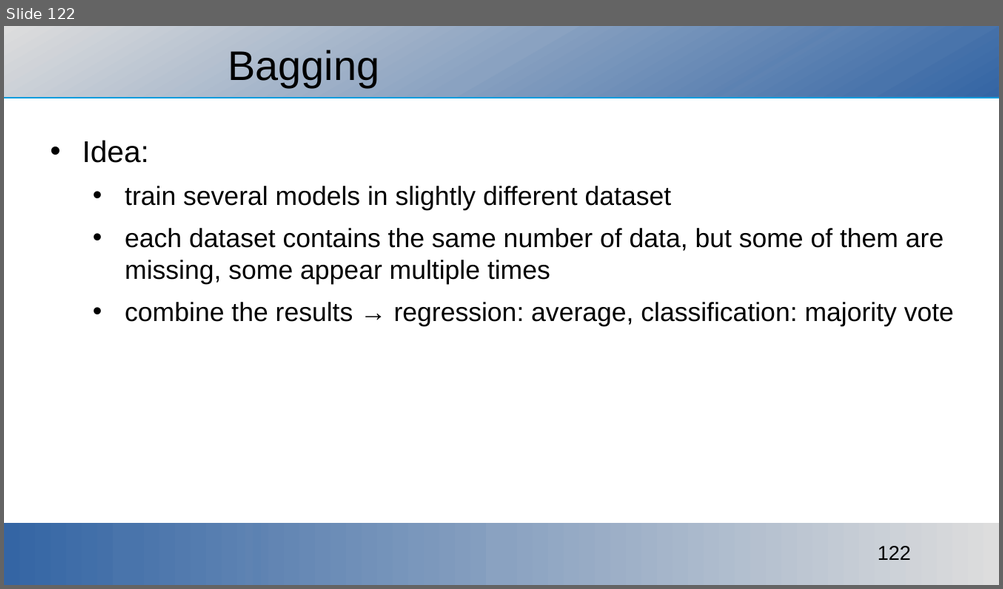
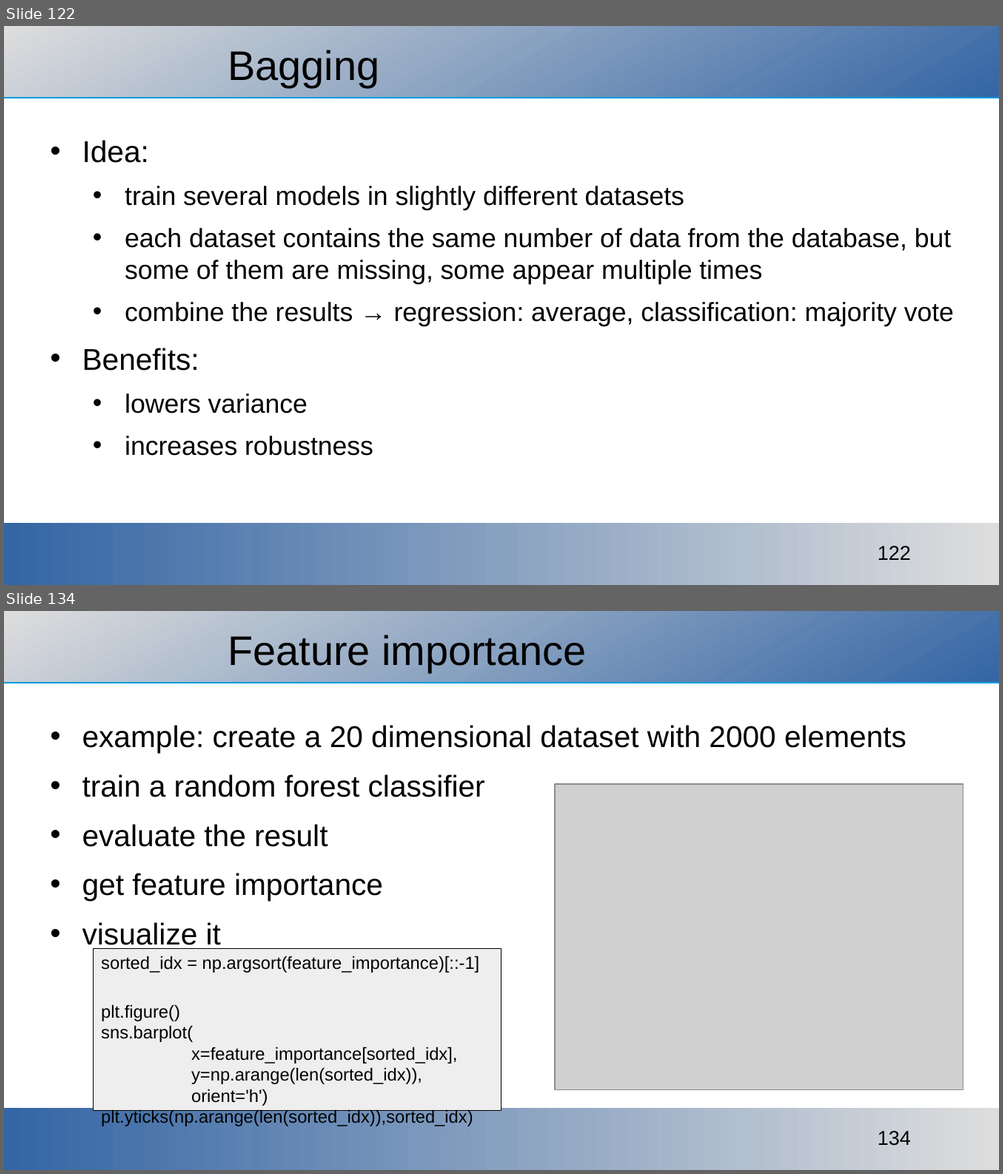
Before and after one commit to ajakovac/ML-in-Practice-I, a slide deck: ML in practice.odp. Shown one above the other, each under a label of ours: slide 122 before the commit, slides 122 and 134 after it; the slides between them are not shown. The pictures are 1003x589 and 1003x1174 pixels, drawn with LibreOffice and Linux fonts; fonts in the diff are those of the drawing; grey boxes stand for pictures; background and template pictures are left out. Boxes give left, top, right and bottom in pixels: in the first picture for what was removed or moved away, otherwise in the second. Text is boxed around its words. In the diff, an @@ line names an element or a change of style, - is before the commit and + after.

```diff
--- a/ML in practice.odp
+++ b/ML in practice.odp
@@ slide 134 added at (x1=4, y1=611, x2=999, y2=1170), background #FFFFFF; not listed: 3 template elements that a slide beside it also shows @@
@@ title added at (x1=227, y1=635, x2=586, y2=672), 33 pt, text #000000 @@
+Feature importance
@@ text added at (x1=82, y1=725, x2=906, y2=951), 24 pt, text #000000 @@
+• example: create a 20 dimensional dataset with 2000 elements
+• train a random forest classifier
+• evaluate the result
+• get feature importance
+• visualize it
@@ picture added at (x1=555, y1=784, x2=963, y2=1091) @@
@@ rectangle added at (x1=93, y1=948, x2=501, y2=1111), fill #EEEEEE, outline #000000 0.51 pt, 14 pt, text #000000 @@
+sorted_idx = np.argsort(feature_importance)[::-1]
+plt.figure()
+sns.barplot(
+x=feature_importance[sorted_idx],
+y=np.arange(len(sorted_idx)),
+orient='h')
+plt.yticks(np.arange(len(sorted_idx)),sorted_idx)
@@ slide 122 changed as well @@
@@ text at (x1=125, y1=186, x2=950, y2=284): text changed @@
-  • train several models in slightly different dataset
-  • each dataset contains the same number of data, but some of them are missing, some appear multiple times
+  • train several models in slightly different datasets
+  • each dataset contains the same number of data from the database, but some of them are missing, some appear multiple times
@@ text at (x1=82, y1=348, x2=373, y2=456): paragraphs added @@
+• Benefits:
+  • lowers variance
+  • increases robustness
```
Also in this commit, not shown: 5 other slides changed, 19 other slides added, 15 other files.
